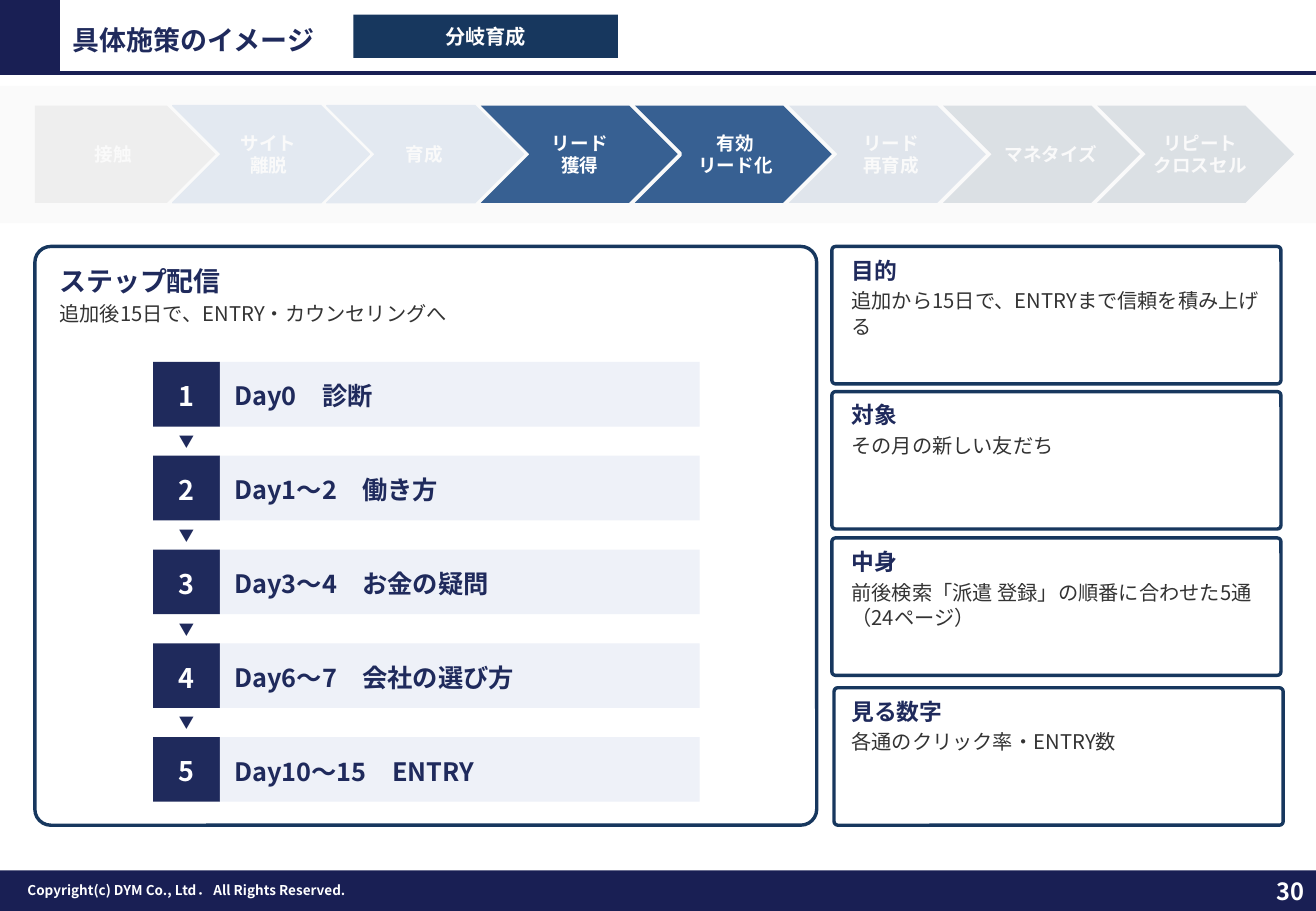
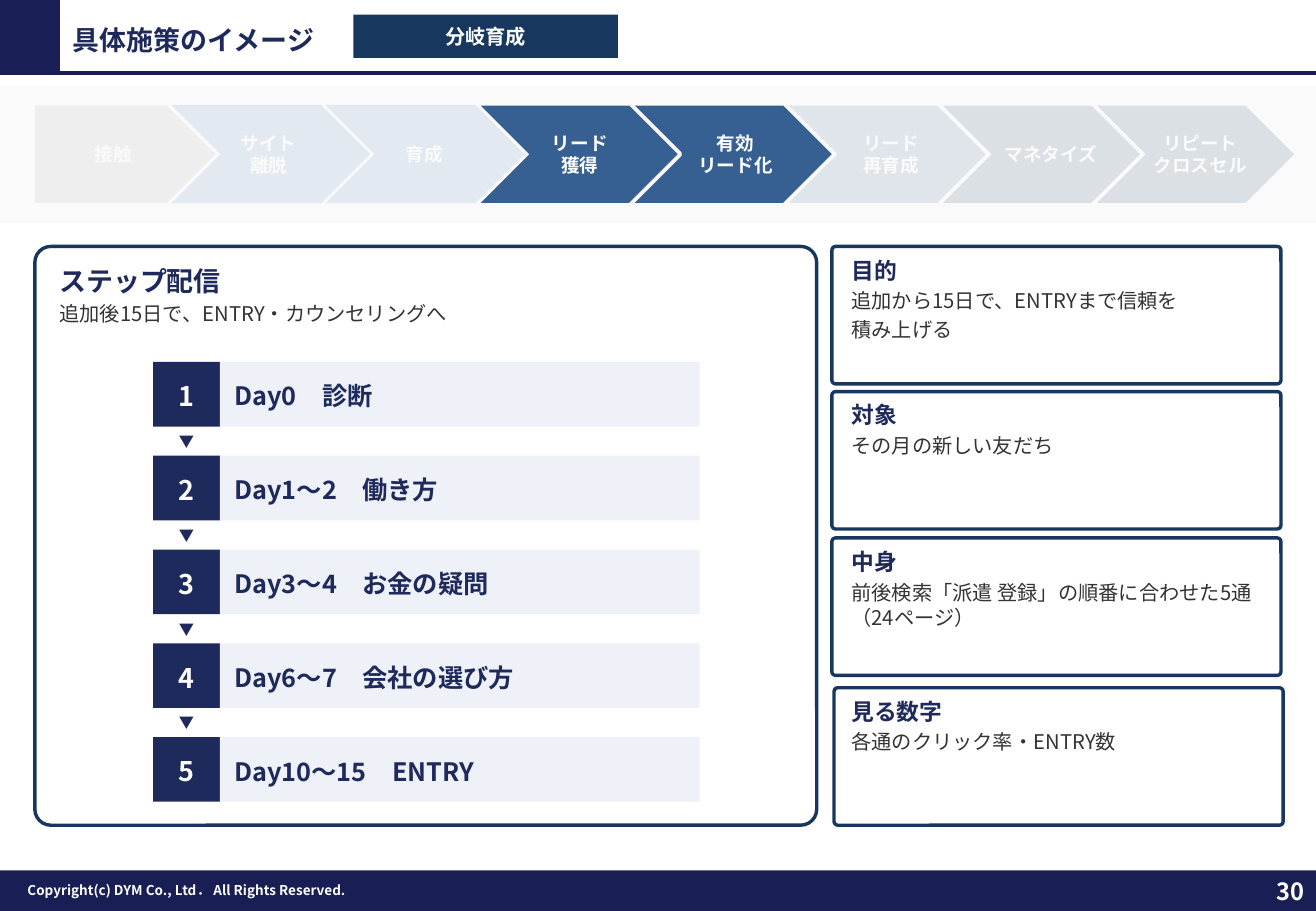
Before and after one commit to tonomura-r-dev/folder, a slide deck: slide 30 of 202610_株式会社ワクトリ御中_LINE公式アカウント運用のご提案_v4.pptx. Drawn at 1316x911 pixels with LibreOffice and Linux fonts; fonts in the diff are those of the drawing; background and template pictures are left out. Boxes give left, top, right and bottom in pixels: in the first picture for what was removed or moved away, otherwise in the second. Text is boxed around its words. In the diff, an @@ line names an element or a change of style, - is before the commit and + after.

```diff
--- a/202610_株式会社ワクトリ御中_LINE公式アカウント運用のご提案_v4.pptx
+++ b/202610_株式会社ワクトリ御中_LINE公式アカウント運用のご提案_v4.pptx
@@ text at [851,291,1178,339]: text changed @@
-追加から15日で、ENTRYまで信頼を積み上げる
+追加から15日で、ENTRYまで信頼を
+積み上げる
```
Also in this commit, not shown: 4 other slides changed, 6 other files.
